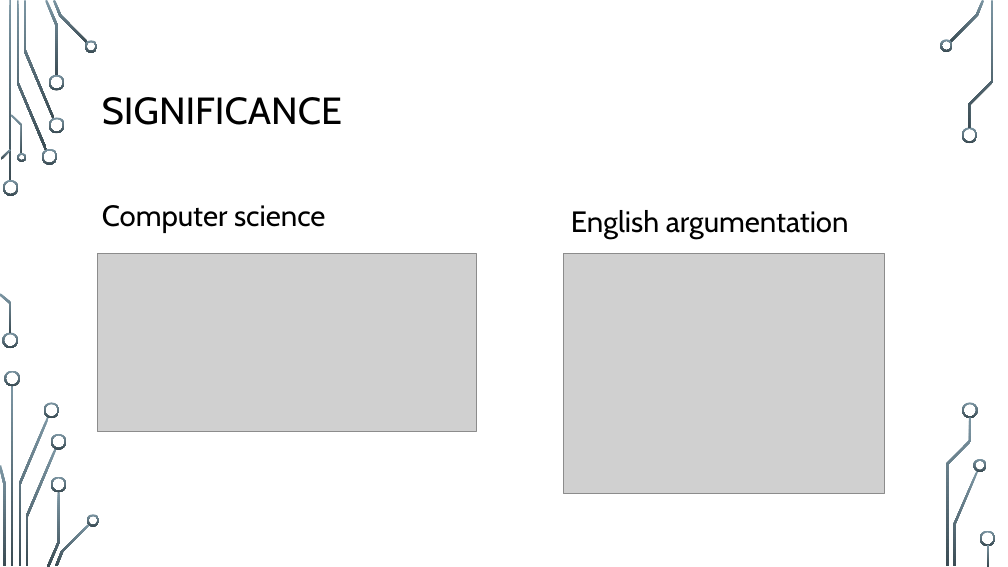
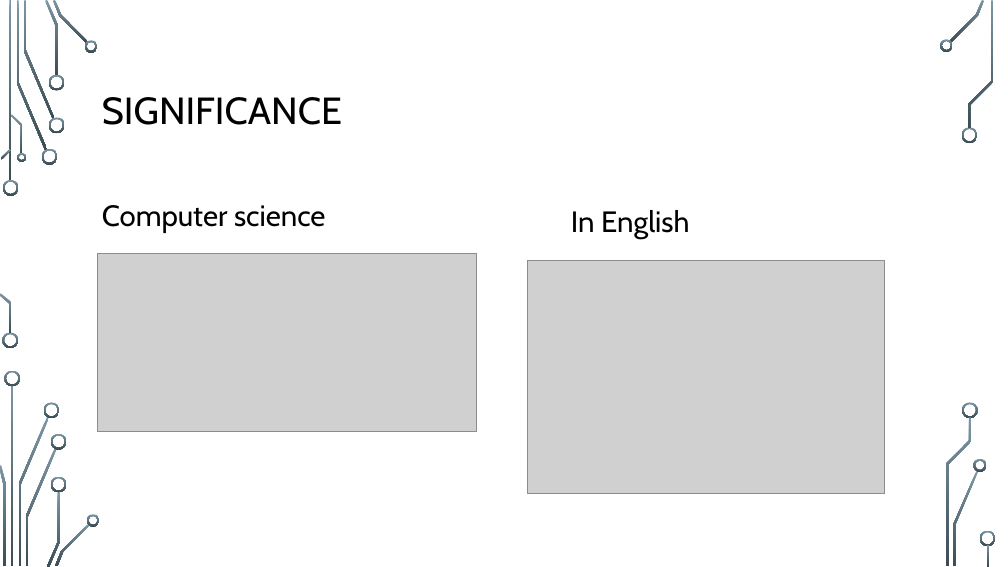
Before and after one commit to StanWarford/case-analysis, a slide deck: slide 3 of SCCUR-slides.pptx. Drawn at 1008x567 pixels with LibreOffice and Linux fonts; fonts in the diff are those of the drawing; grey boxes stand for pictures; background and template pictures are left out. Boxes give left, top, right and bottom in pixels: in the first picture for what was removed or moved away, otherwise in the second. Text is boxed around its words. In the diff, an @@ line names an element or a change of style, - is before the commit and + after.

```diff
--- a/SCCUR-slides.pptx
+++ b/SCCUR-slides.pptx
@@ text at box(571, 210, 689, 239): text changed @@
-English argumentation
+In English
@@ picture: place and size @@
-picture at box(563, 253, 884, 494)
+picture at box(528, 261, 885, 494)
```
Also in this commit, not shown: 4 other slides changed, 4 slides added, 1 slide removed.
